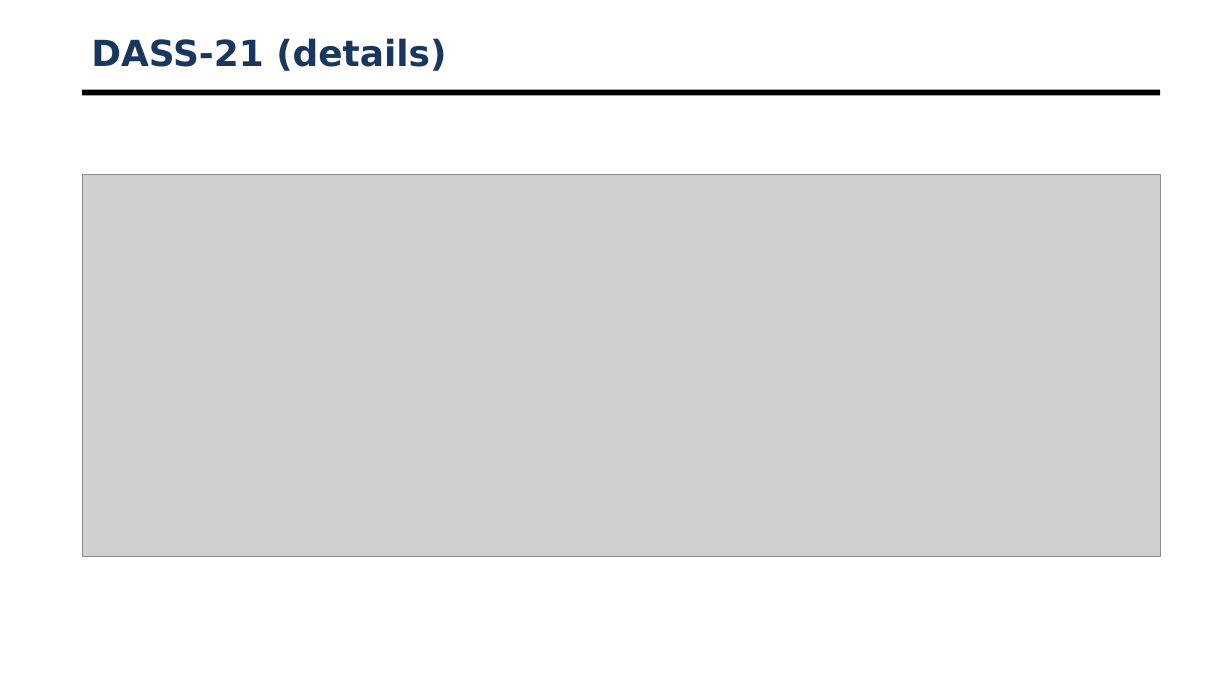
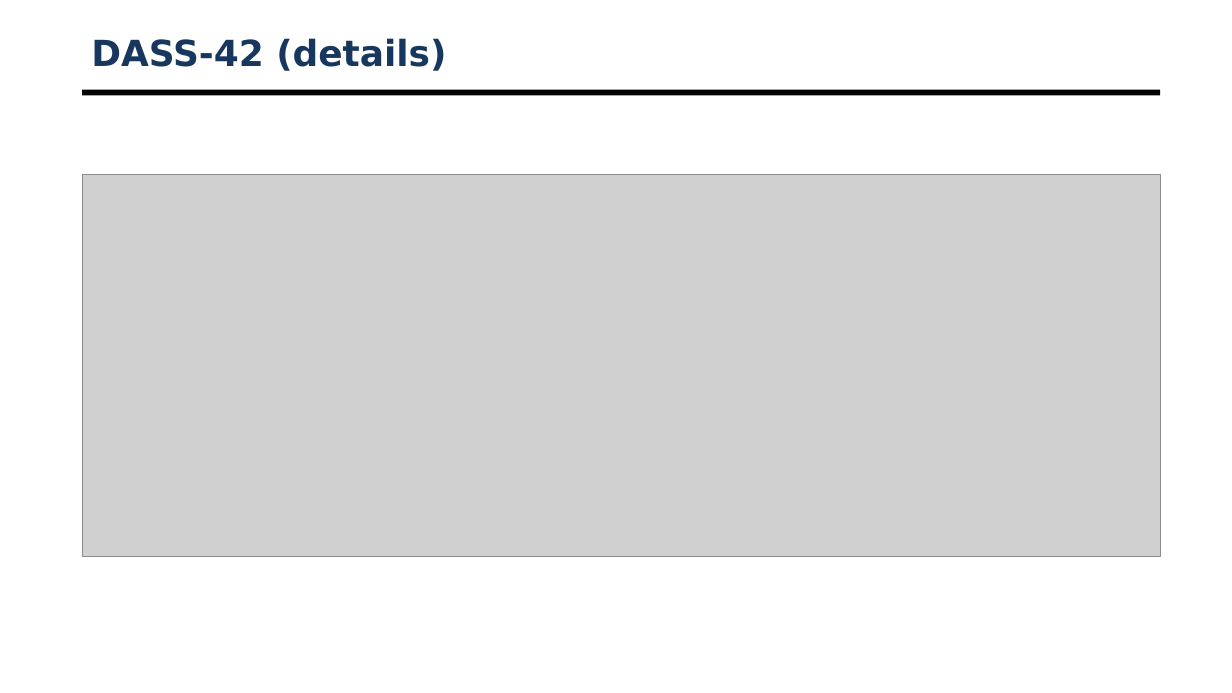
Before and after one commit to susheeth1/MindSight, a slide deck: slide 14 of Documents/PIP4004_Review-2.pptx. Drawn at 1232x693 pixels with LibreOffice and Linux fonts; fonts in the diff are those of the drawing; grey boxes stand for pictures; background and template pictures are left out. Boxes give left, top, right and bottom in pixels: in the first picture for what was removed or moved away, otherwise in the second. Text is boxed around its words. In the diff, an @@ line names an element or a change of style, - is before the commit and + after.

```diff
--- a/Documents/PIP4004_Review-2.pptx
+++ b/Documents/PIP4004_Review-2.pptx
@@ title at (91,38,446,71): text changed @@
-DASS-21 (details)
+DASS-42 (details)
```
Also in this commit, not shown: 6 other slides changed.
